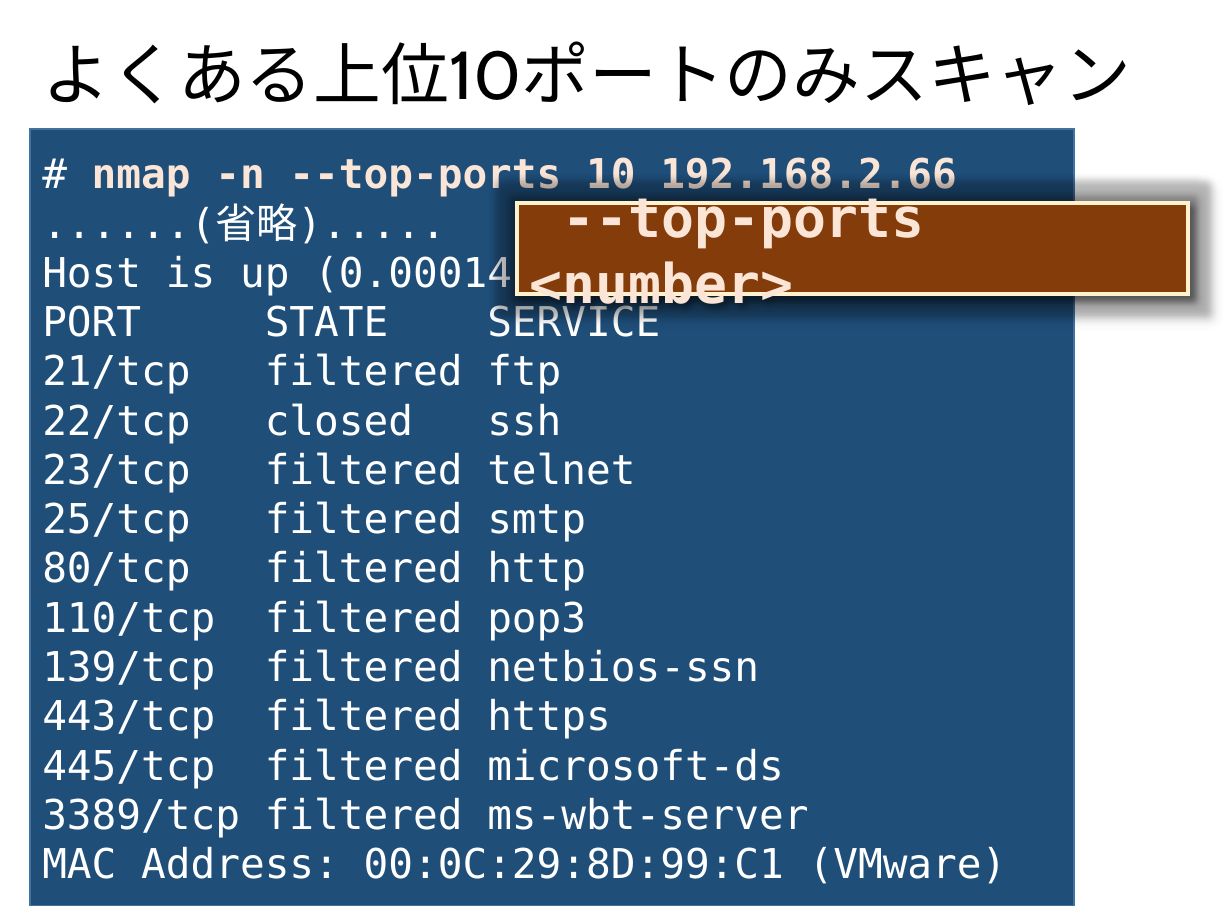
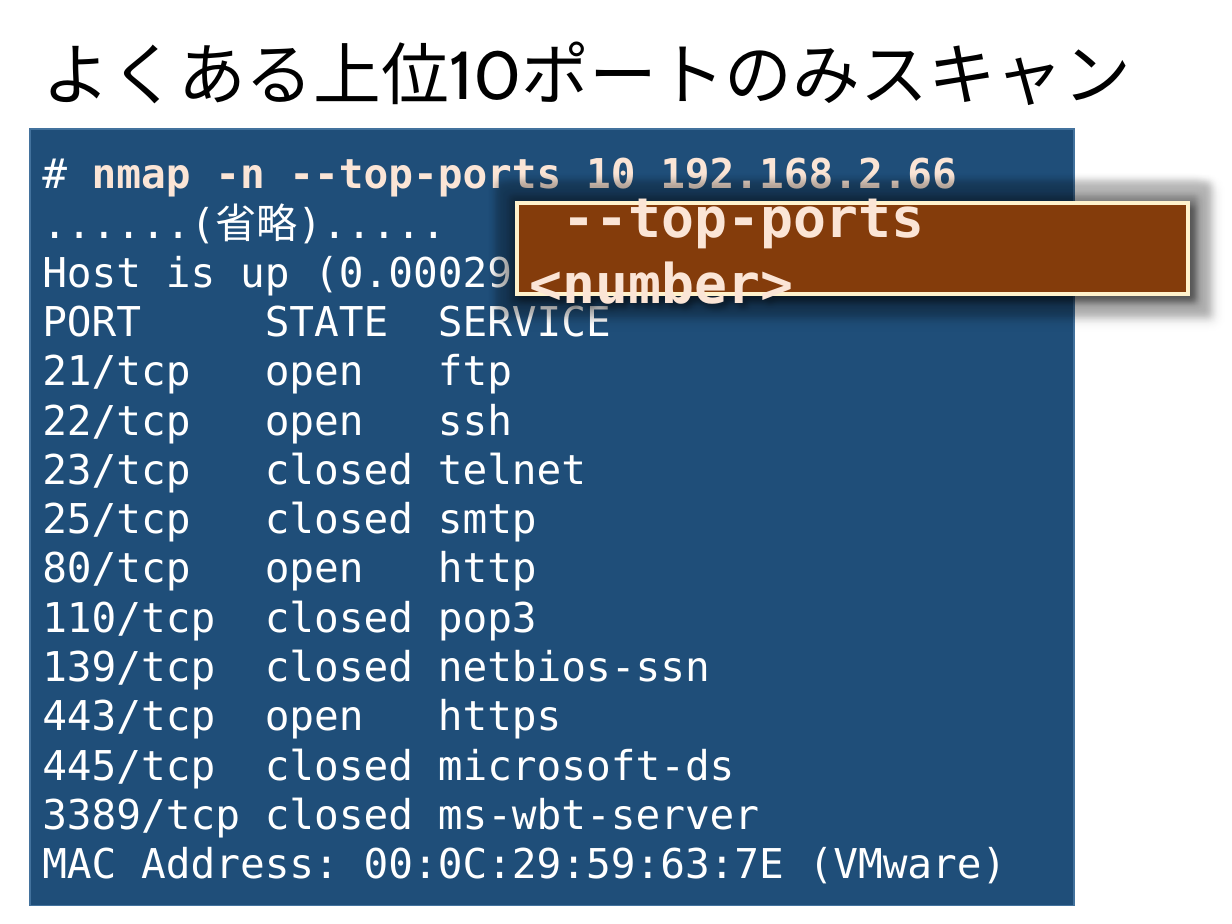
Before and after one commit to ozuma/sumida_sec, a slide deck: slide 13 of 2015-no.2/ppt/00_ozuma.pptx. Drawn at 1232x924 pixels with LibreOffice and Linux fonts; fonts in the diff are those of the drawing. Boxes give left, top, right and bottom in pixels: in the first picture for what was removed or moved away, otherwise in the second. Text is boxed around its words. In the diff, an @@ line names an element or a change of style, - is before the commit and + after.

```diff
--- a/2015-no.2/ppt/00_ozuma.pptx
+++ b/2015-no.2/ppt/00_ozuma.pptx
@@ text in rectangle at (42, 253, 784, 296): text changed @@
-Host is up (0.00014s latency).
+Host is up (0.00029s latency).
@@ text in rectangle at (42, 353, 1007, 884): text changed @@
-21/tcp filtered ftp
-22/tcp closed ssh
-23/tcp filtered telnet
-25/tcp filtered smtp
-80/tcp filtered http
-110/tcp filtered pop3
-139/tcp filtered netbios-ssn
-443/tcp filtered https
-445/tcp filtered microsoft-ds
-3389/tcp filtered ms-wbt-server
-MAC Address: 00:0C:29:8D:99:C1 (VMware)
+21/tcp open ftp
+22/tcp open ssh
+23/tcp closed telnet
+25/tcp closed smtp
+80/tcp open http
+110/tcp closed pop3
+139/tcp closed netbios-ssn
+443/tcp open https
+445/tcp closed microsoft-ds
+3389/tcp closed ms-wbt-server
+MAC Address: 00:0C:29:59:63:7E (VMware)
```
Also in this commit, not shown: 5 other slides changed, 5 other files.
